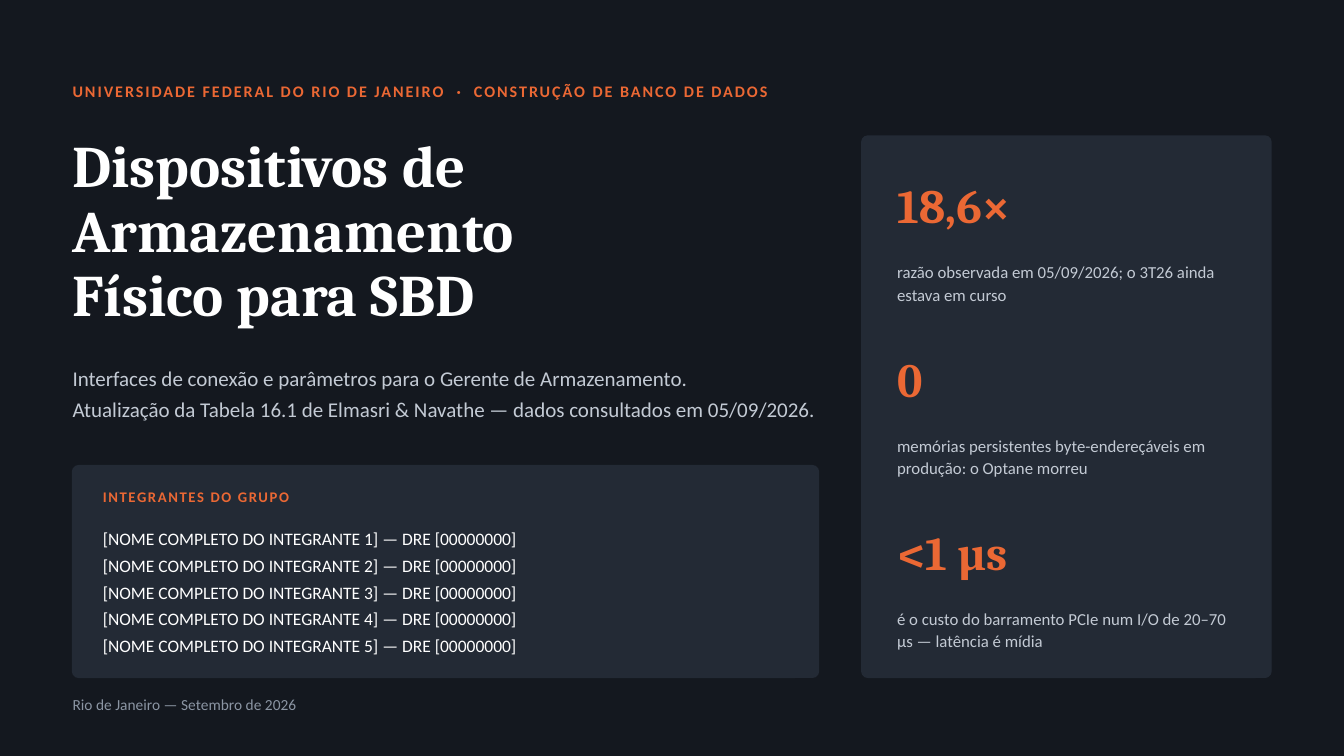
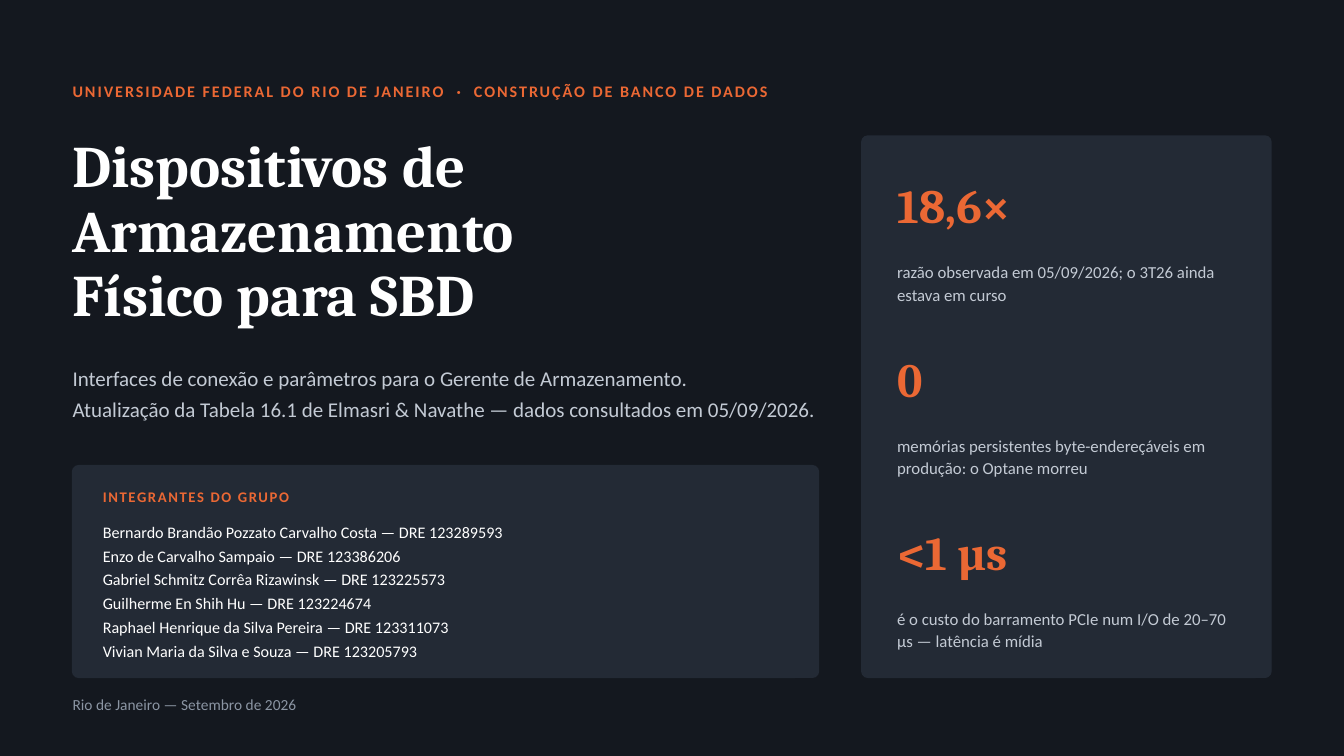
Before and after one commit to guilherme-hu/Trabalho-CBD, a slide deck: slide 1 of Storage e Interfaces/Slides_Armazenamento_SBD.pptx. Drawn at 1344x756 pixels with LibreOffice and Linux fonts; fonts in the diff are those of the drawing. Boxes give left, top, right and bottom in pixels: in the first picture for what was removed or moved away, otherwise in the second. Text is boxed around its words. In the diff, an @@ line names an element or a change of style, - is before the commit and + after.

```diff
--- a/Storage e Interfaces/Slides_Armazenamento_SBD.pptx
+++ b/Storage e Interfaces/Slides_Armazenamento_SBD.pptx
@@ text at [103, 526, 503, 657]: text changed; size 12.5 to 11.5 pt @@
-[NOME COMPLETO DO INTEGRANTE 1] — DRE [00000000]
-[NOME COMPLETO DO INTEGRANTE 2] — DRE [00000000]
-[NOME COMPLETO DO INTEGRANTE 3] — DRE [00000000]
-[NOME COMPLETO DO INTEGRANTE 4] — DRE [00000000]
-[NOME COMPLETO DO INTEGRANTE 5] — DRE [00000000]
+Bernardo Brandão Pozzato Carvalho Costa — DRE 123289593
+Enzo de Carvalho Sampaio — DRE 123386206
+Gabriel Schmitz Corrêa Rizawinsk — DRE 123225573
+Guilherme En Shih Hu — DRE 123224674
+Raphael Henrique da Silva Pereira — DRE 123311073
+Vivian Maria da Silva e Souza — DRE 123205793
```
Also in this commit, not shown: 3 other slides changed, 25 other files.
